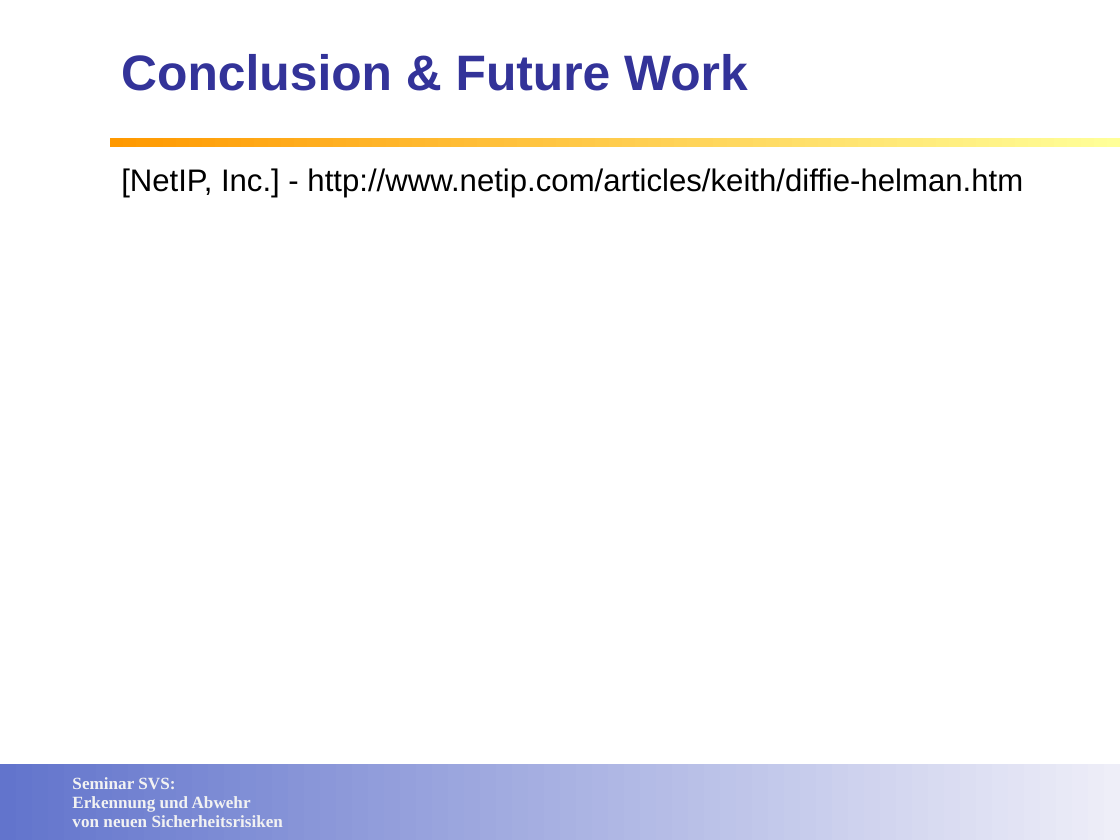
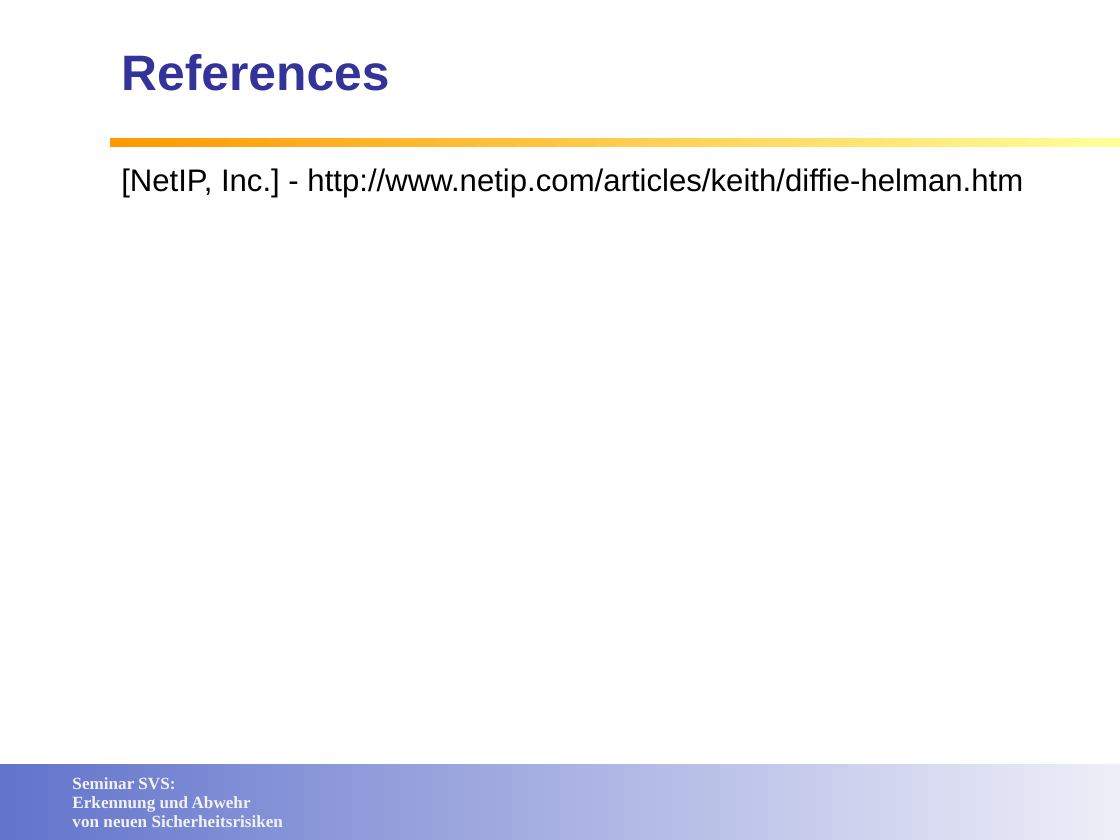
Before and after one commit to lemmy/SecuredSLP, a slide deck: slide 25 of doc/Service Discovery in open networks.ppt (slide 20 before the commit). Drawn at 1120x840 pixels with LibreOffice and Linux fonts; fonts in the diff are those of the drawing; background and template pictures are left out. Boxes give left, top, right and bottom in pixels: in the first picture for what was removed or moved away, otherwise in the second. Text is boxed around its words. In the diff, an @@ line names an element or a change of style, - is before the commit and + after.

```diff
--- a/doc/Service Discovery in open networks.ppt
+++ b/doc/Service Discovery in open networks.ppt
@@ title at (x1=121, y1=54, x2=389, y2=91): text changed @@
-Conclusion & Future Work
+References
```
Also in this commit, not shown: 5 other slides changed, 5 slides added, 2 slides removed.
